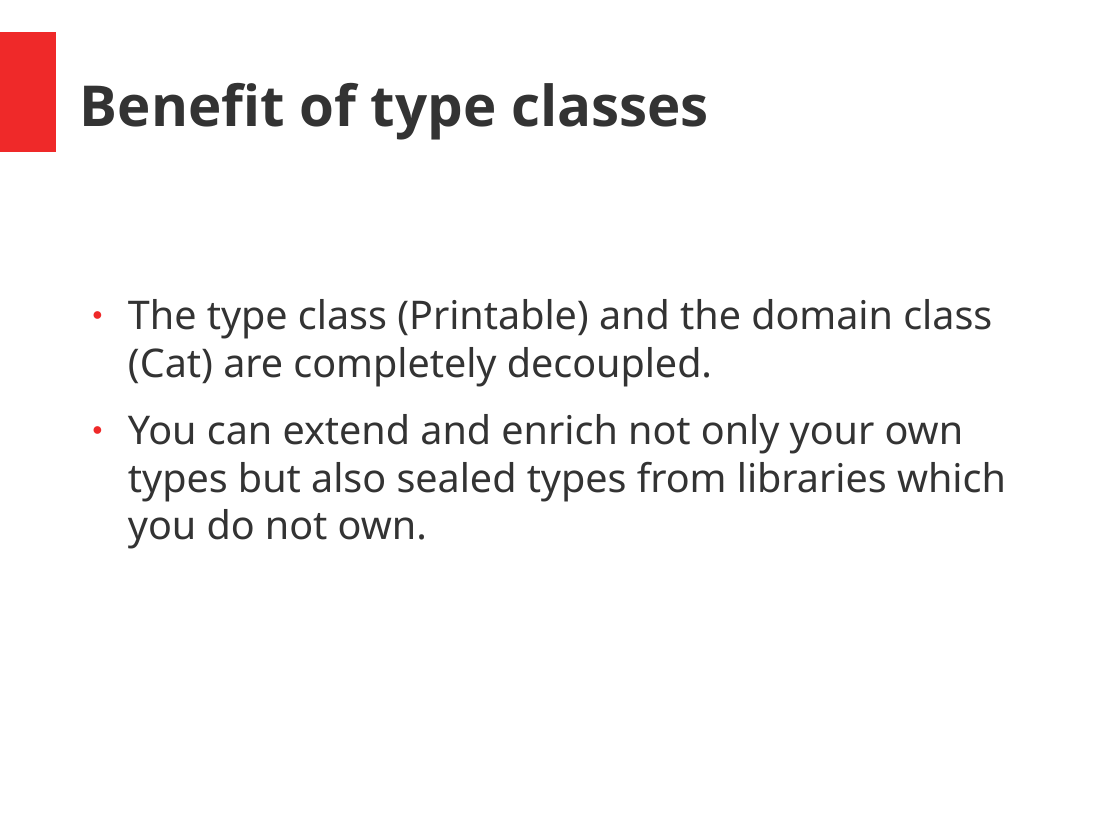
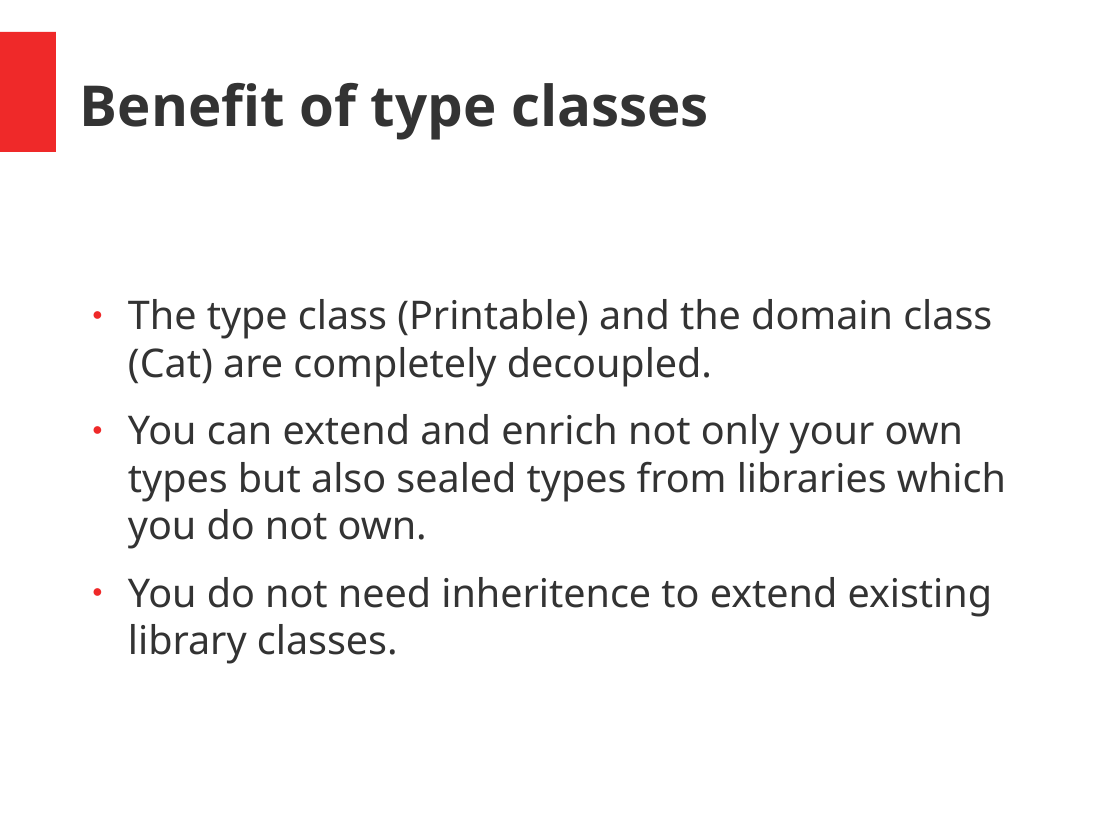
Before and after one commit to hermannhueck/typeclasses, a slide deck: slide 15 of Slides/TypeClasses.pptx. Drawn at 1120x840 pixels with LibreOffice and Linux fonts; fonts in the diff are those of the drawing. Boxes give left, top, right and bottom in pixels: in the first picture for what was removed or moved away, otherwise in the second. Text is boxed around its words. In the diff, an @@ line names an element or a change of style, - is before the commit and + after.

```diff
--- a/Slides/TypeClasses.pptx
+++ b/Slides/TypeClasses.pptx
@@ text at [128, 577, 993, 664]: paragraph added @@
+● You do not need inheritence to extend existing library classes.
```
Also in this commit, not shown: 18 other slides changed, 1 other file.
